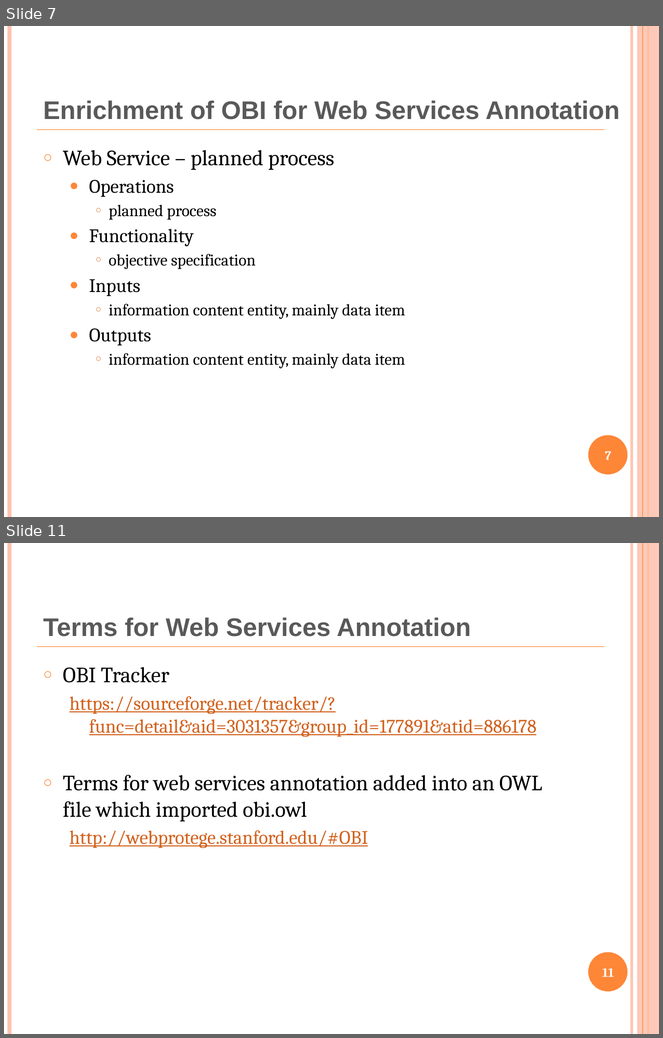
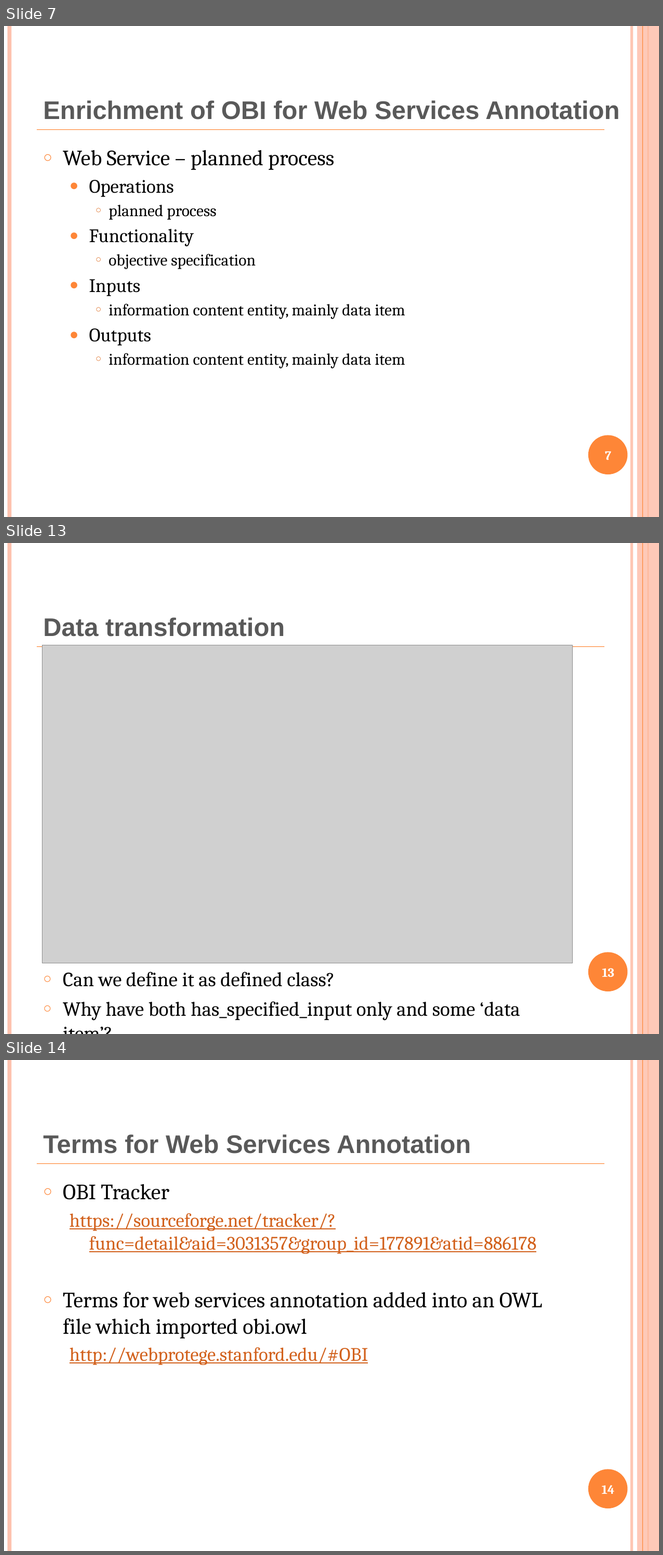
Before and after one commit to obi-ontology/obi-legacy-svn, a slide deck: trunk/docs/presentations/OBI workshop Oct 2011 Philly/WebService.pptx. Shown one above the other, each under a label of ours: slides 7 and 11 before the commit, slides 7, 13 and 14 after it; the slides between them are not shown. The pictures are 663x1038 and 663x1555 pixels, drawn with LibreOffice and Linux fonts; fonts in the diff are those of the drawing; grey boxes stand for pictures. Boxes give left, top, right and bottom in pixels: in the first picture for what was removed or moved away, otherwise in the second. Text is boxed around its words. In the diff, an @@ line names an element or a change of style, - is before the commit and + after.

```diff
--- a/trunk/docs/presentations/OBI workshop Oct 2011 Philly/WebService.pptx
+++ b/trunk/docs/presentations/OBI workshop Oct 2011 Philly/WebService.pptx
@@ slide 13 added at bbox=[4, 543, 659, 1034], background #FFFFFF; not listed: 7 template elements that a slide beside it also shows @@
@@ title added at bbox=[43, 617, 285, 637], 28 pt, text #595959, bold @@
+Data transformation
@@ picture added at bbox=[42, 645, 572, 963] @@
@@ text added at bbox=[63, 972, 520, 1021], 22.2 pt, text #000000 @@
+○ Can we define it as defined class?
+○ Why have both has_specified_input only and some ‘data item’?
@@ page number added at bbox=[602, 968, 614, 977], 14 pt, text #FFFFFF, bold @@
+13
@@ what was slide 11 is now slide 14 @@
@@ page number at bbox=[602, 1485, 615, 1494]: text changed @@
-11
+14
```
Also in this commit, not shown: 3 slides changed, 3 other slides added.
